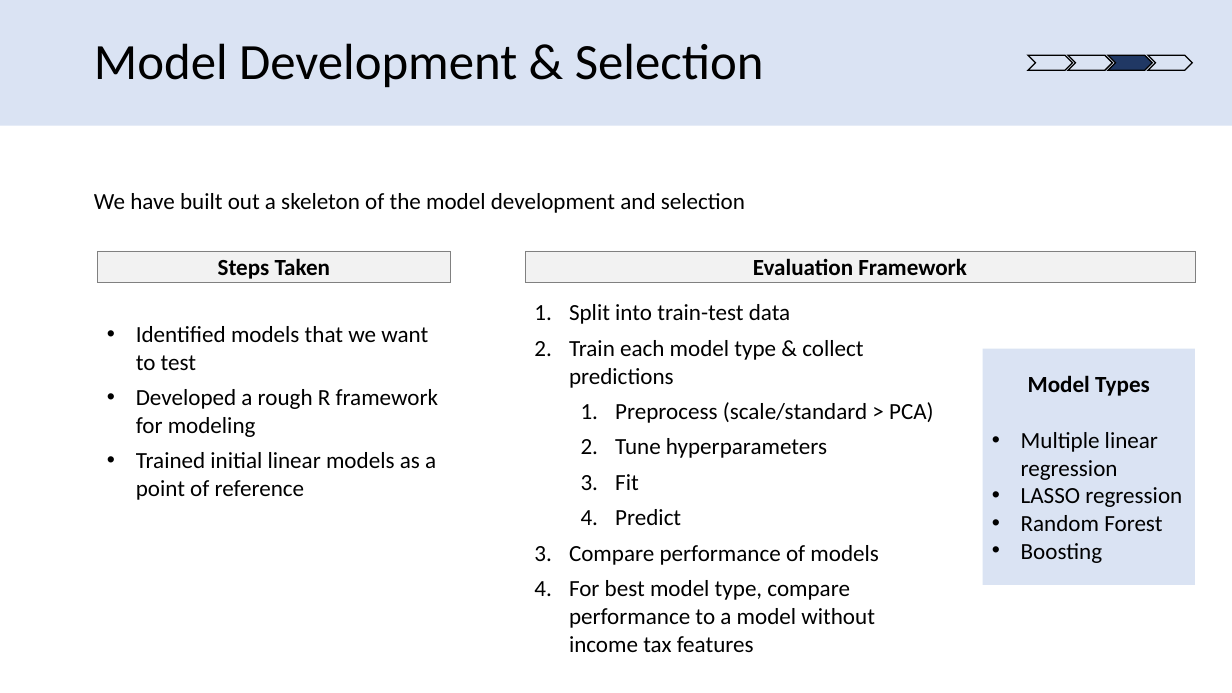
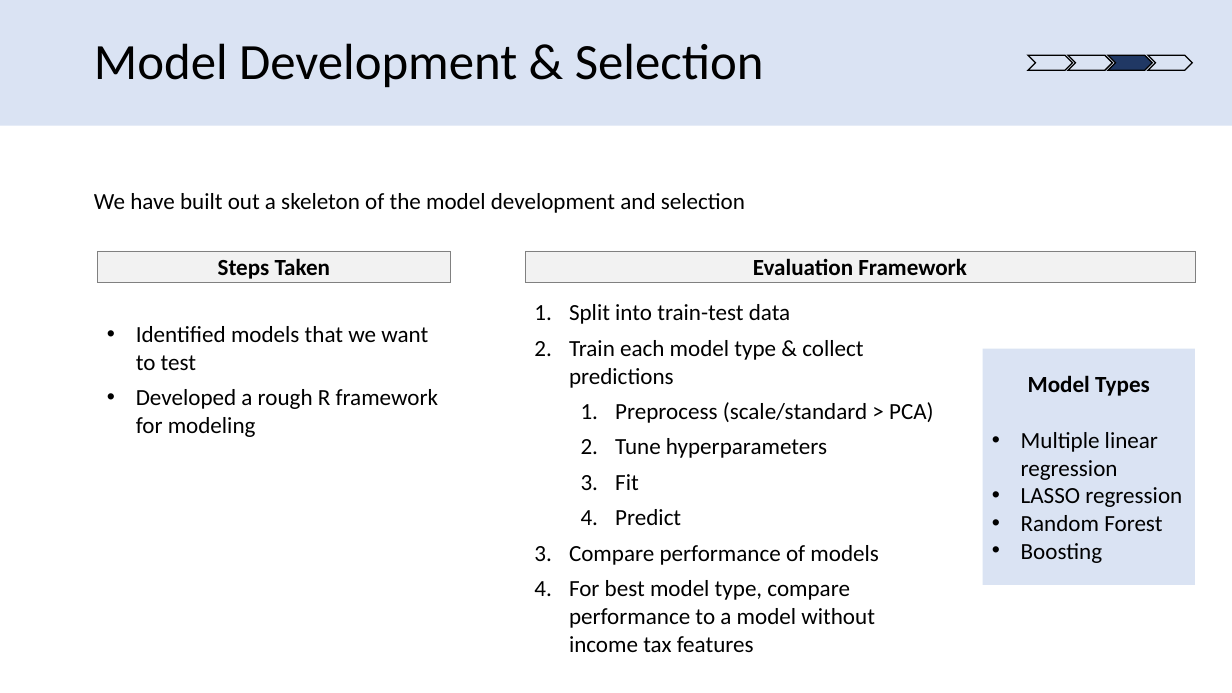
Before and after one commit to david-firrin/Real-Estate-Price-Prediction-With-Income-Tax-Data, a slide deck: slide 14 of Progress Presentation/team48progressreport.pptx. Drawn at 1232x693 pixels with LibreOffice and Linux fonts; fonts in the diff are those of the drawing. Boxes give left, top, right and bottom in pixels: in the first picture for what was removed or moved away, otherwise in the second. Text is boxed around its words. In the diff, an @@ line names an element or a change of style, - is before the commit and + after.

```diff
--- a/Progress Presentation/team48progressreport.pptx
+++ b/Progress Presentation/team48progressreport.pptx
@@ text at (136, 452, 436, 500): paragraph removed @@
-• Trained initial linear models as a point of reference
```
Also in this commit, not shown: 8 other slides changed, 1 slide added, 1 slide removed, 4 other files.
